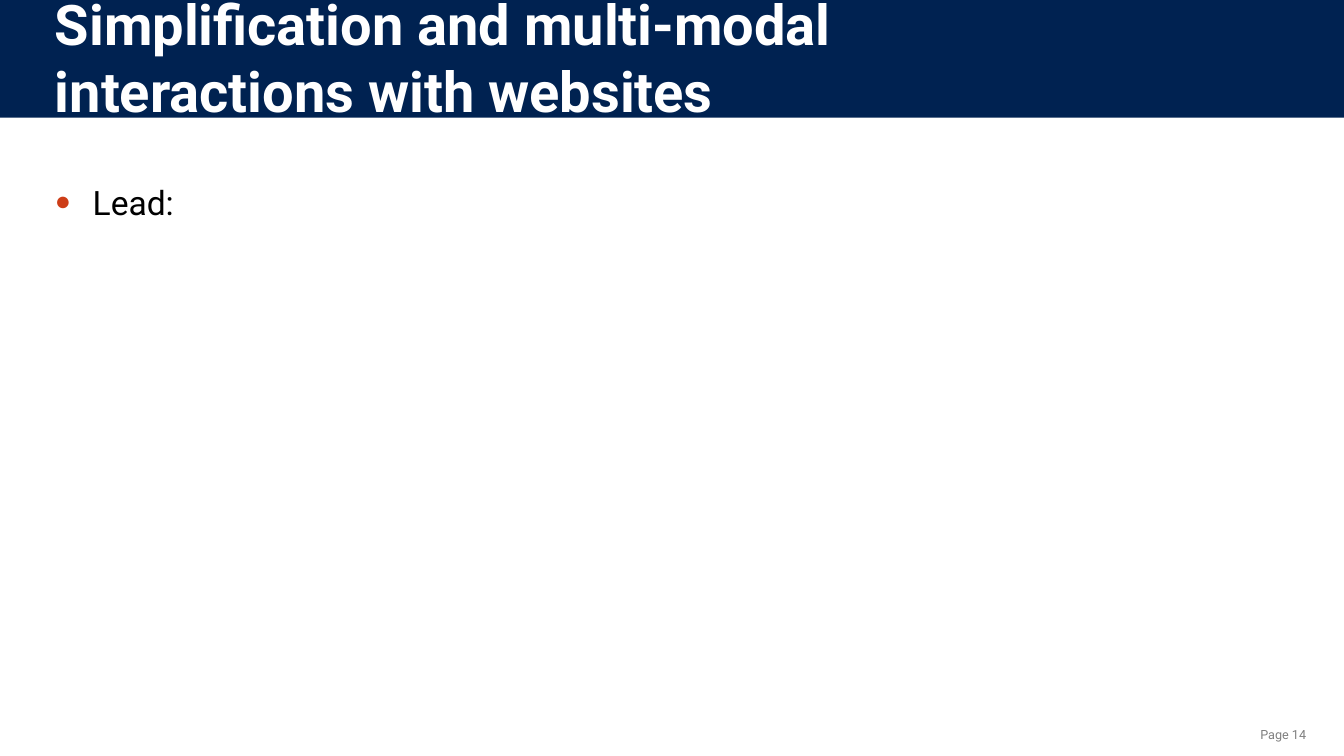
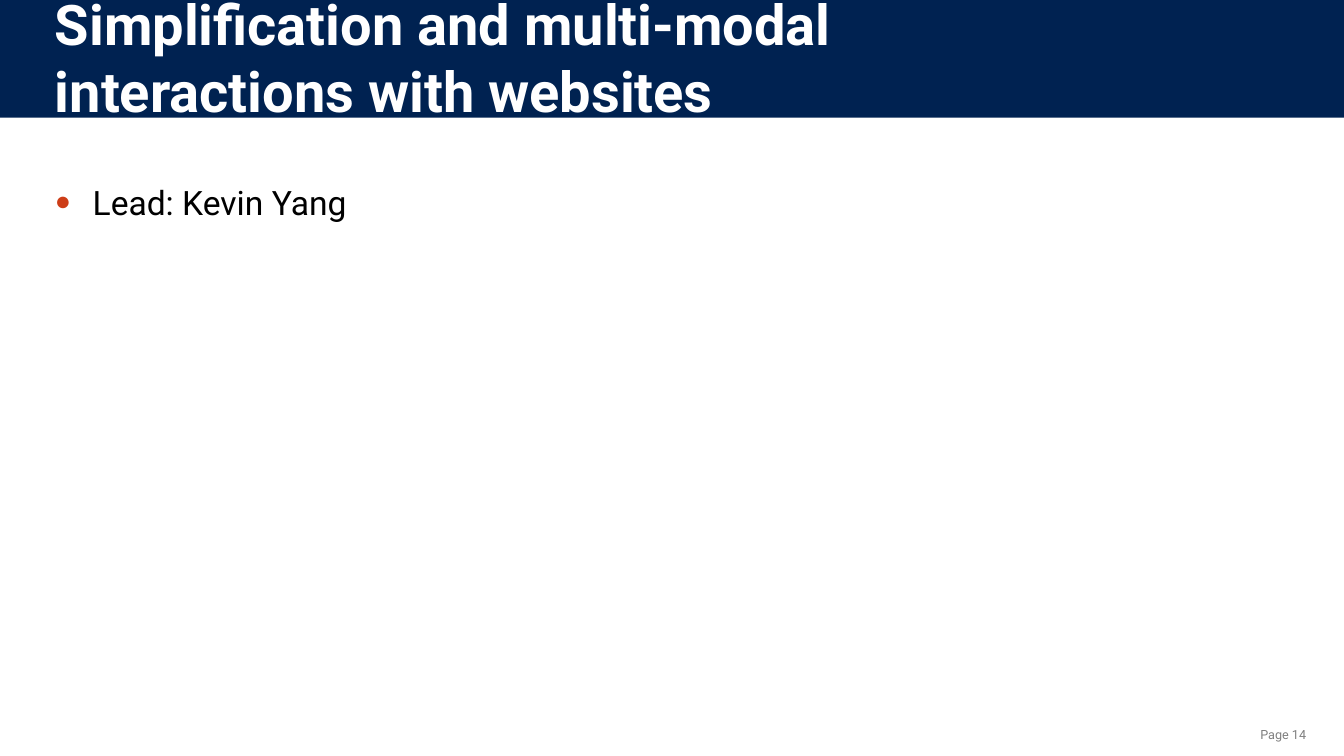
Before and after one commit to benetech/DIAGRAM-Code-Sprint-2018, a slide deck: slide 14 of CodeSprint Projects.pptx. Drawn at 1344x756 pixels with LibreOffice and Linux fonts; fonts in the diff are those of the drawing; background and template pictures are left out. Boxes give left, top, right and bottom in pixels: in the first picture for what was removed or moved away, otherwise in the second. Text is boxed around its words. In the diff, an @@ line names an element or a change of style, - is before the commit and + after.

```diff
--- a/CodeSprint Projects.pptx
+++ b/CodeSprint Projects.pptx
@@ text at [93,189,347,222]: text changed @@
-● Lead:
+● Lead: Kevin Yang
```
Also in this commit, not shown: 10 other slides changed.
